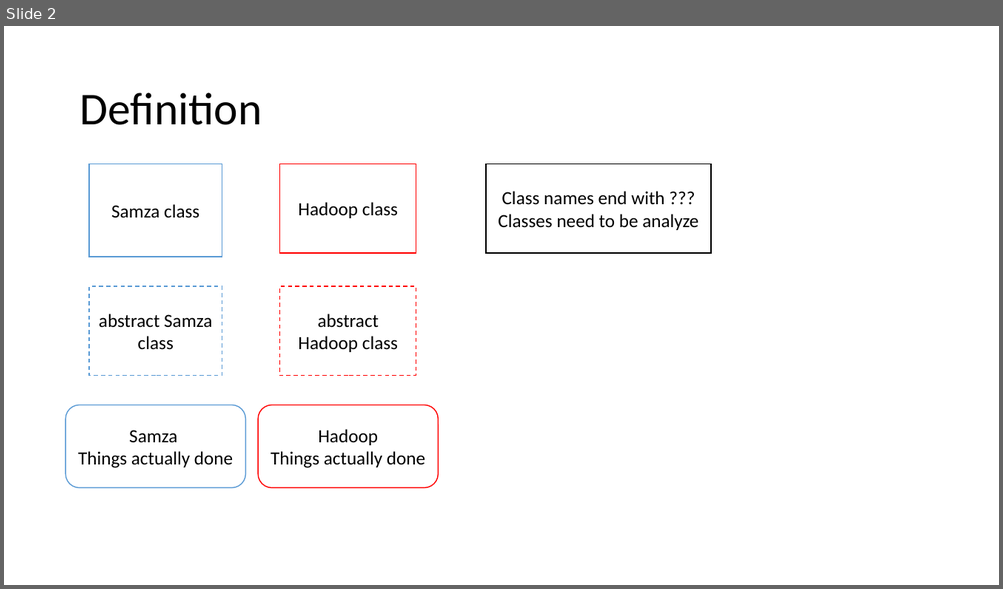
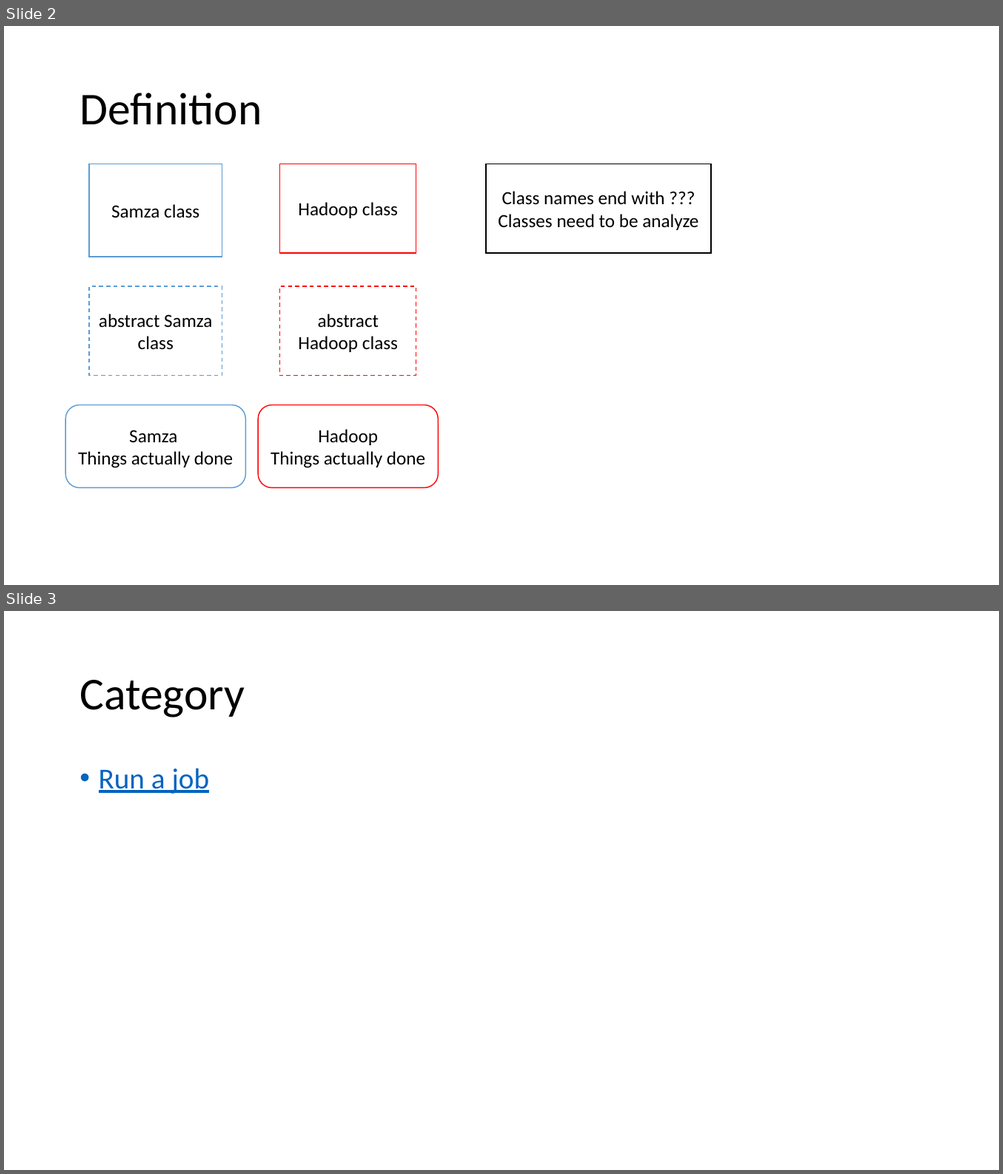
Before and after one commit to Swrrt/Samza-Documents, a slide deck: SamzaStructure.pptx. Shown one above the other, each under a label of ours: slide 2 before the commit, slides 2 and 3 after it. The pictures are 1003x589 and 1003x1174 pixels, drawn with LibreOffice and Linux fonts; fonts in the diff are those of the drawing. Boxes give left, top, right and bottom in pixels: in the first picture for what was removed or moved away, otherwise in the second. Text is boxed around its words. In the diff, an @@ line names an element or a change of style, - is before the commit and + after.

```diff
--- a/SamzaStructure.pptx
+++ b/SamzaStructure.pptx
@@ slide 3 added at [4,611,999,1170], background #FFFFFF @@
@@ title added at [79,680,244,718], 44 pt, text #000000 @@
+Category
@@ text added at [99,768,210,794], 28 pt, text #0563C1, underline @@
+• Run a job
```
Also in this commit, not shown: 2 slides changed, 1 other slide added.
